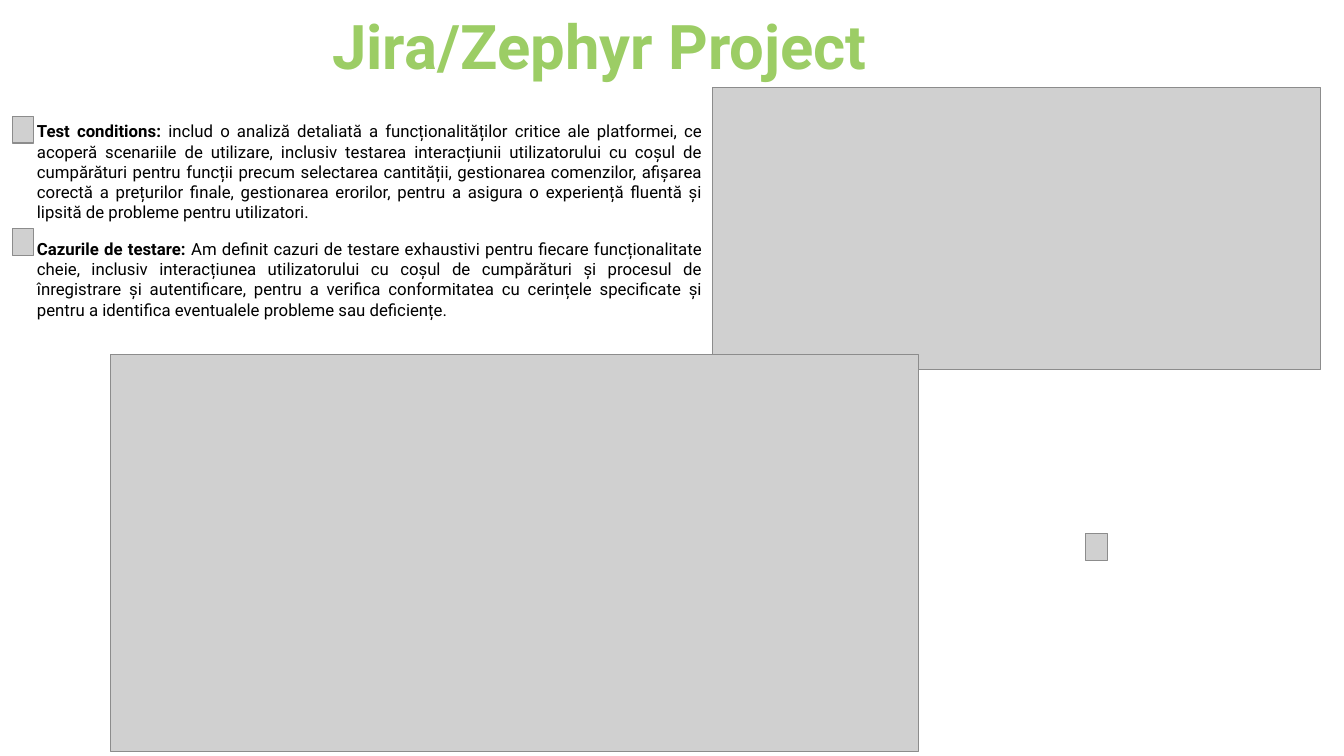
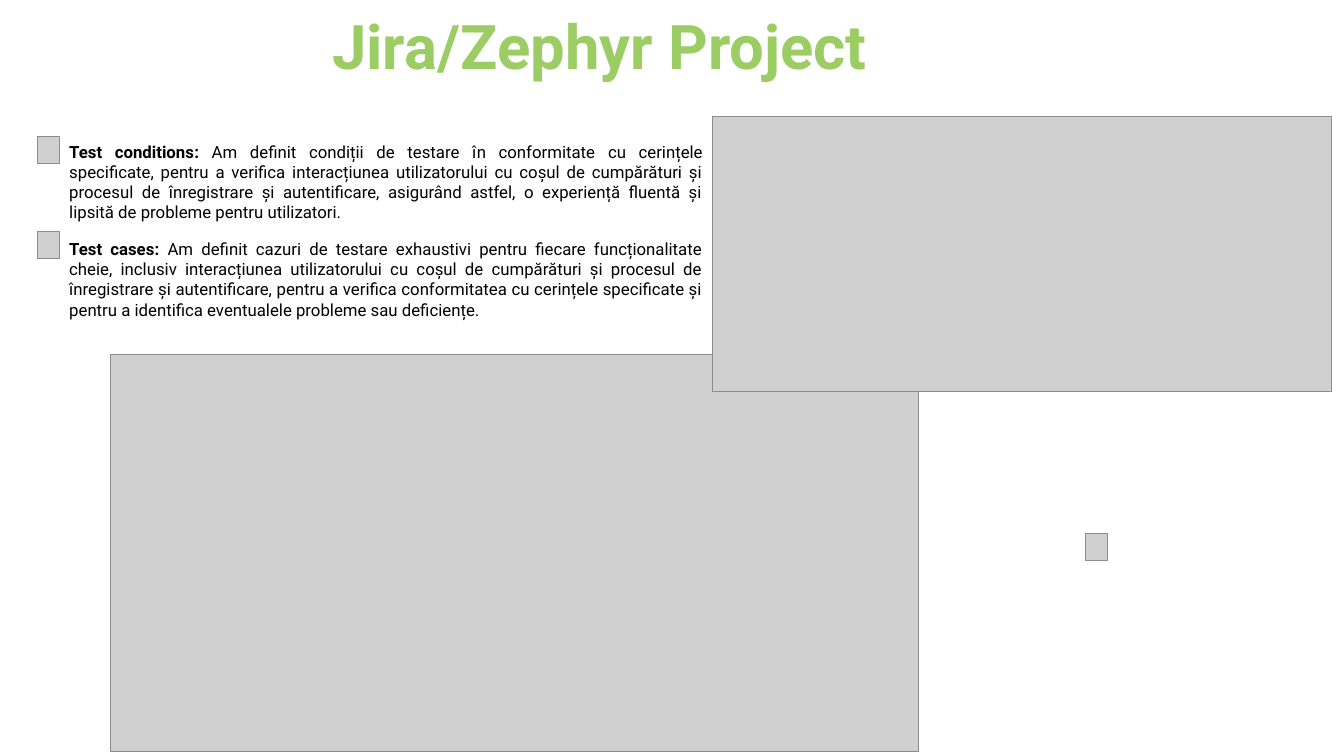
Before and after one commit to AlinT84/Testing-Project-for-Automation-Exercise-E-commerce-Website, a slide deck: slide 12 of Testing Project for Automation Exercise E-commerce Website.pptx. Drawn at 1344x756 pixels with LibreOffice and Linux fonts; fonts in the diff are those of the drawing; grey boxes stand for pictures; background and template pictures are left out. Boxes give left, top, right and bottom in pixels: in the first picture for what was removed or moved away, otherwise in the second. Text is boxed around its words. In the diff, an @@ line names an element or a change of style, - is before the commit and + after.

Commit message:
presentation update

```diff
--- a/Testing Project for Automation Exercise E-commerce Website.pptx
+++ b/Testing Project for Automation Exercise E-commerce Website.pptx
@@ picture: place and size @@
-picture at <box>713,88,1322,370</box>
+picture at <box>713,116,1332,391</box>
@@ picture: place and size @@
-picture at <box>12,116,33,143</box>
+picture at <box>37,136,58,163</box>
@@ text at <box>69,145,703,320</box>: text changed @@
-Test conditions: includ o analiză detaliată a funcționalităților critice ale platformei, ce acoperă scenariile de utilizare, inclusiv testarea interacțiunii utilizatorului cu coșul de cumpărături pentru funcții precum selectarea cantității, gestionarea comenzilor, afișarea corectă a prețurilor finale, gestionarea erorilor, pentru a asigura o experiență fluentă și lipsită de probleme pentru utilizatori.
-Cazurile de testare: Am definit cazuri de testare exhaustivi pentru fiecare funcționalitate cheie, inclusiv interacțiunea utilizatorului cu coșul de cumpărături și procesul de înregistrare și autentificare, pentru a verifica conformitatea cu cerințele specificate și pentru a identifica eventualele probleme sau deficiențe.
+Test conditions: Am definit condiții de testare în conformitate cu cerințele specificate, pentru a verifica interacțiunea utilizatorului cu coșul de cumpărături și procesul de înregistrare și autentificare, asigurând astfel, o experiență fluentă și lipsită de probleme pentru utilizatori.
+Test cases: Am definit cazuri de testare exhaustivi pentru fiecare funcționalitate cheie, inclusiv interacțiunea utilizatorului cu coșul de cumpărături și procesul de înregistrare și autentificare, pentru a verifica conformitatea cu cerințele specificate și pentru a identifica eventualele probleme sau deficiențe.
@@ picture: place and size @@
-picture at <box>12,229,33,256</box>
+picture at <box>37,232,58,259</box>
```
Also in this commit, not shown: 2 other slides changed.
